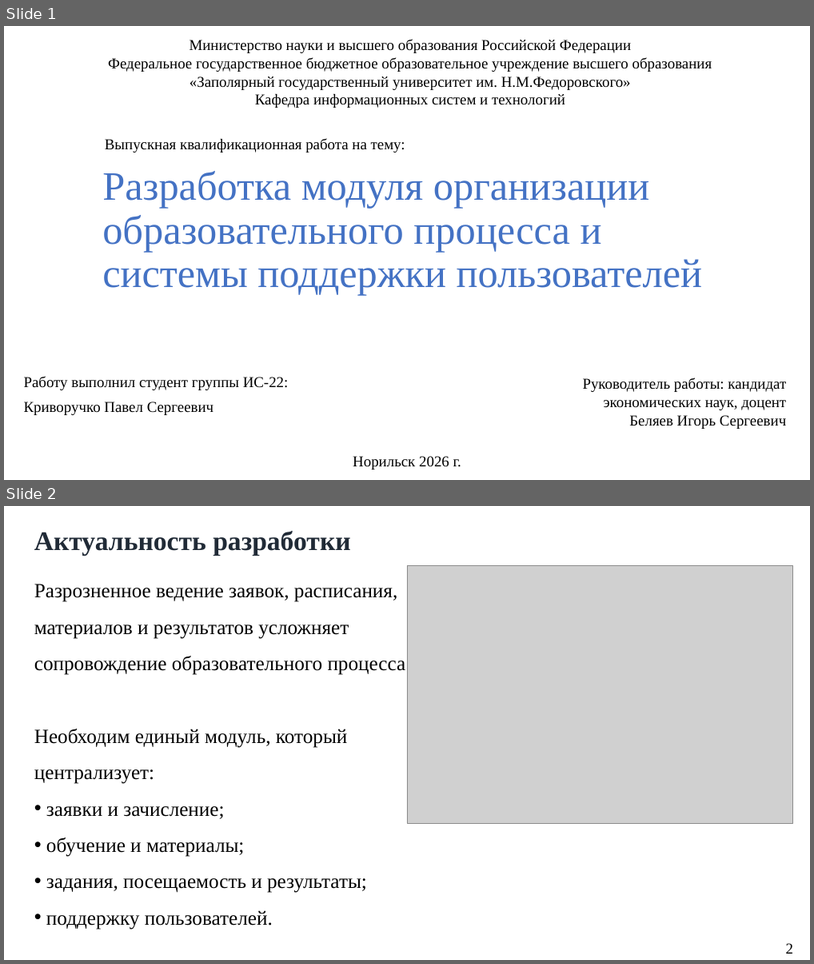
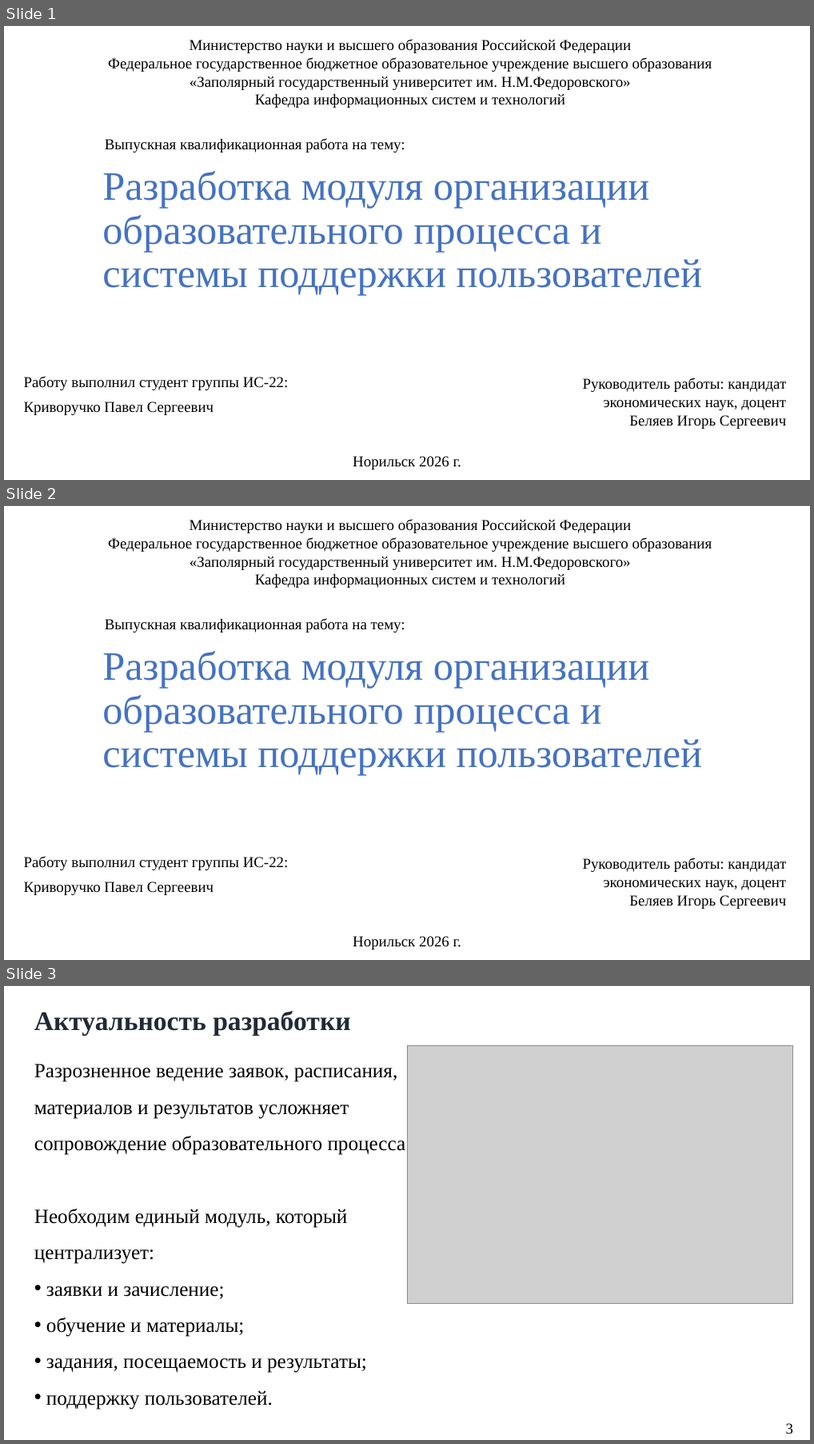
Before and after one commit to Pavlushechko/diploma2026, a slide deck: Презентация.pptx. Shown one above the other, each under a label of ours: slides 1 and 2 before the commit, slides 1, 2 and 3 after it. The pictures are 814x964 and 814x1444 pixels, drawn with LibreOffice and Linux fonts; fonts in the diff are those of the drawing; grey boxes stand for pictures. Boxes give left, top, right and bottom in pixels: in the first picture for what was removed or moved away, otherwise in the second. Text is boxed around its words. In the diff, an @@ line names an element or a change of style, - is before the commit and + after.

```diff
--- a/Презентация.pptx
+++ b/Презентация.pptx
@@ slide 2 added at (4,506,810,960), background #FFFFFF @@
@@ text added at (108,519,713,588), 18 pt, text #000000 @@
+Министерство науки и высшего образования Российской Федерации
+Федеральное государственное бюджетное образовательное учреждение высшего образования
+«Заполярный государственный университет им. Н.М.Федоровского»
+Кафедра информационных систем и технологий
@@ text added at (105,618,406,632), 18 pt, text #000000 @@
+Выпускная квалификационная работа на тему:
@@ title added at (102,651,702,776), 48 pt, text #4472C4 @@
+Разработка модуля организации образовательного процесса и системы поддержки пользователей
@@ subtitle added at (24,856,289,895), 18 pt, text #000000 @@
+Работу выполнил студент группы ИС-22:
+Криворучко Павел Сергеевич
@@ text added at (583,857,786,908), 18 pt, text #000000 @@
+Руководитель работы: кандидат экономических наук, доцент
+Беляев Игорь Сергеевич
@@ text added at (353,936,462,949), 18 pt, text #000000 @@
+Норильск 2026 г.
@@ what was slide 2 is now slide 3 @@
@@ page number at (786,1423,794,1434): text changed @@
-2
+3
```
Also in this commit, not shown: 7 slides changed, 8 other files.
